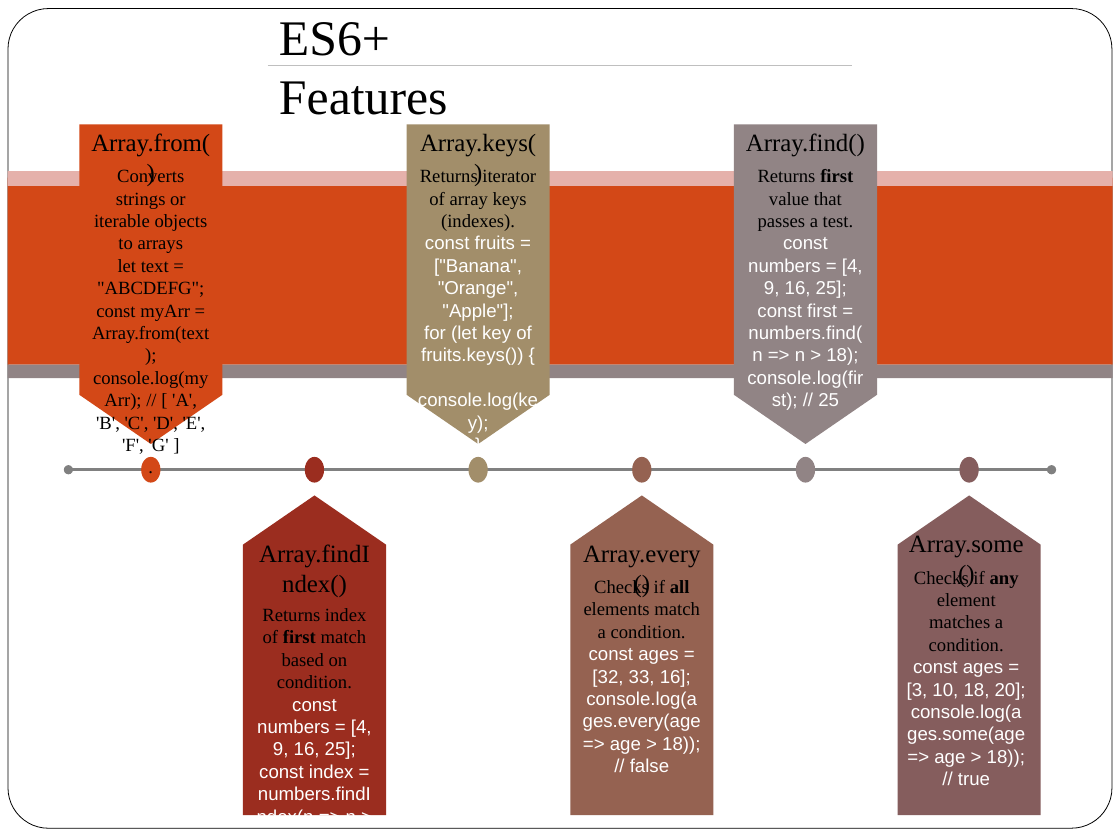
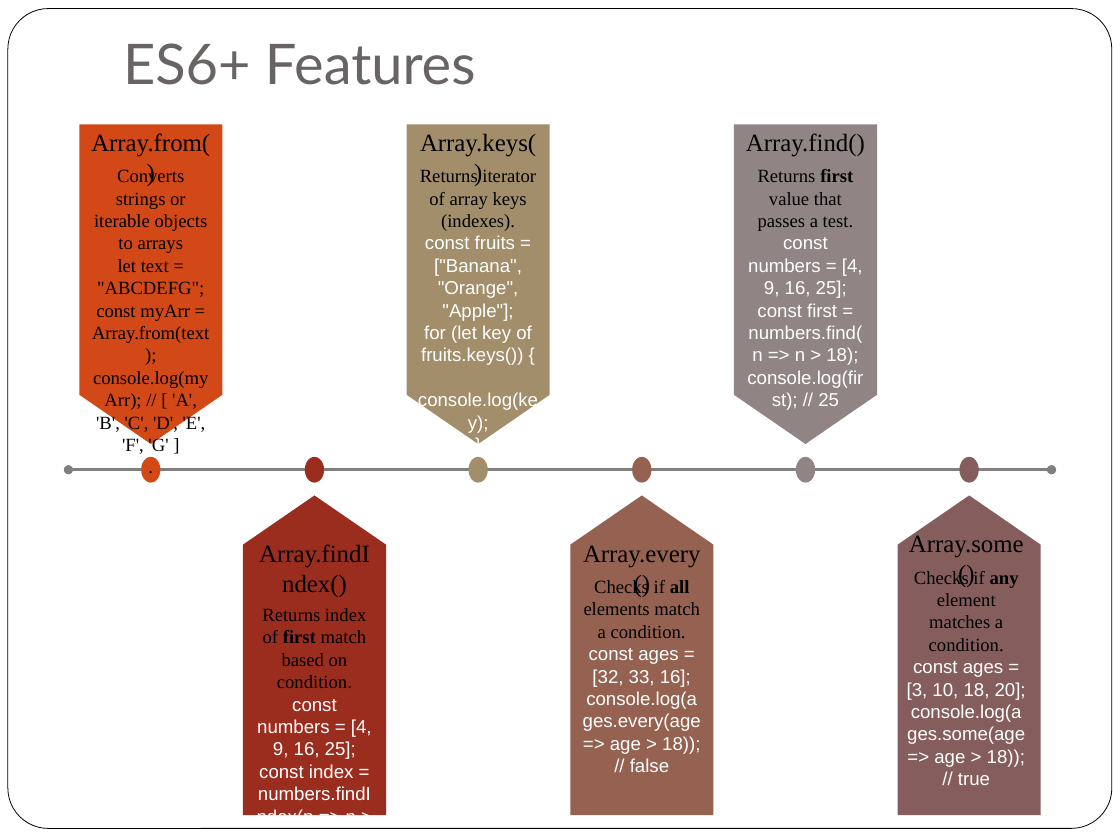
Before and after one commit to rosemarythomas994/VueR-assignment, a slide deck: slide 9 of Presentation Assignment.pptx. Drawn at 1120x840 pixels with LibreOffice and Linux fonts; fonts in the diff are those of the drawing; background and template pictures are left out. Boxes give left, top, right and bottom in pixels: in the first picture for what was removed or moved away, otherwise in the second. Text is boxed around its words. In the diff, an @@ line names an element or a change of style, - is before the commit and + after.

```diff
--- a/Presentation Assignment.pptx
+++ b/Presentation Assignment.pptx
@@ title "ES6+ Features": place and size @@
-title "ES6+ Features" at bbox=[279, 22, 448, 125]
+title "ES6+ Features" at bbox=[123, 43, 476, 85]
@@ title "ES6+ Features" at bbox=[123, 43, 476, 85]: size 32 to 36 pt, font Times New Roman to Lato, text colour #000000 to #696464; vertical alignment top to bottom @@
@@ line removed from (268, 66) to (852, 66) @@
@@ rectangle removed at bbox=[8, 177, 1113, 364] @@
@@ rectangle removed at bbox=[8, 171, 1113, 186] @@
@@ rectangle removed at bbox=[8, 365, 1113, 379] @@
```
Also in this commit, not shown: 1 other slide changed, 8 other files.
